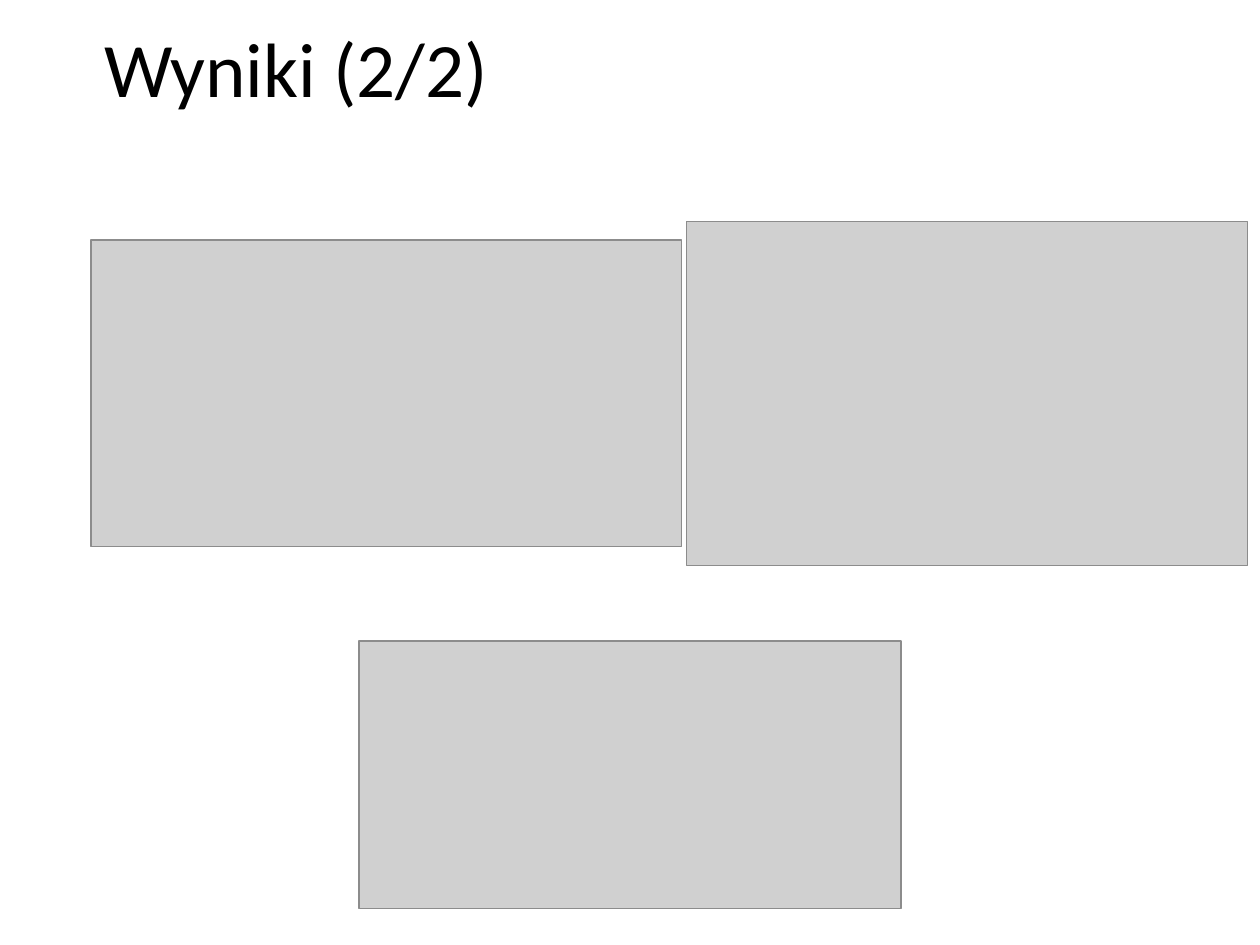
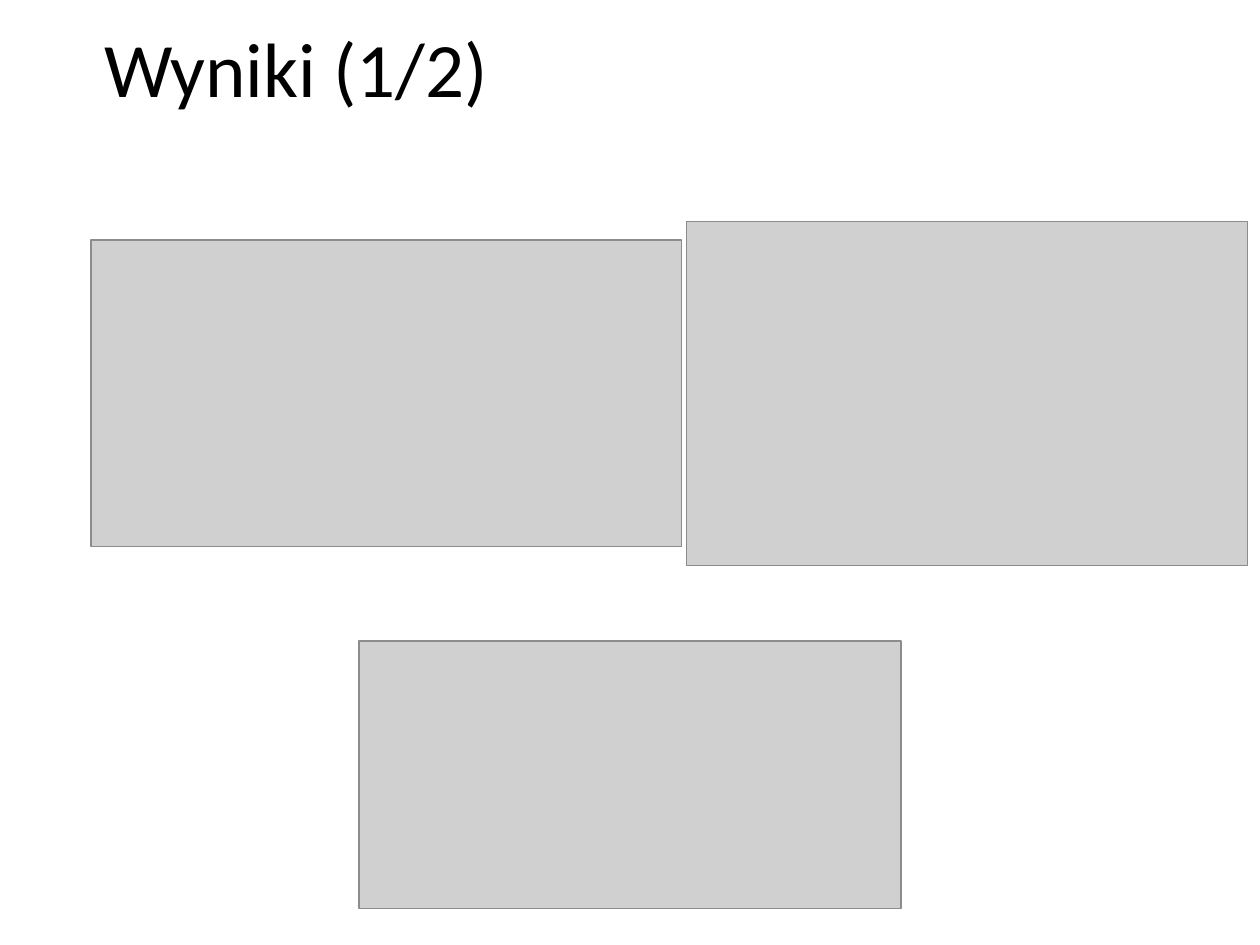
Before and after one commit to KyattPL/masters-backup, a slide deck: slide 10 of Seminarium Dyplomowe/Seminarium dyplomowe - prezka 2.pptx. Drawn at 1260x945 pixels with LibreOffice and Linux fonts; fonts in the diff are those of the drawing; grey boxes stand for pictures; background and template pictures are left out. Boxes give left, top, right and bottom in pixels: in the first picture for what was removed or moved away, otherwise in the second. Text is boxed around its words. In the diff, an @@ line names an element or a change of style, - is before the commit and + after.

```diff
--- a/Seminarium Dyplomowe/Seminarium dyplomowe - prezka 2.pptx
+++ b/Seminarium Dyplomowe/Seminarium dyplomowe - prezka 2.pptx
@@ text at <box>104,41,488,110</box>: text changed @@
-Wyniki (2/2)
+Wyniki (1/2)
```
Also in this commit, not shown: 2 other slides changed, 3 slides added, 1 slide removed, 8 other files.
